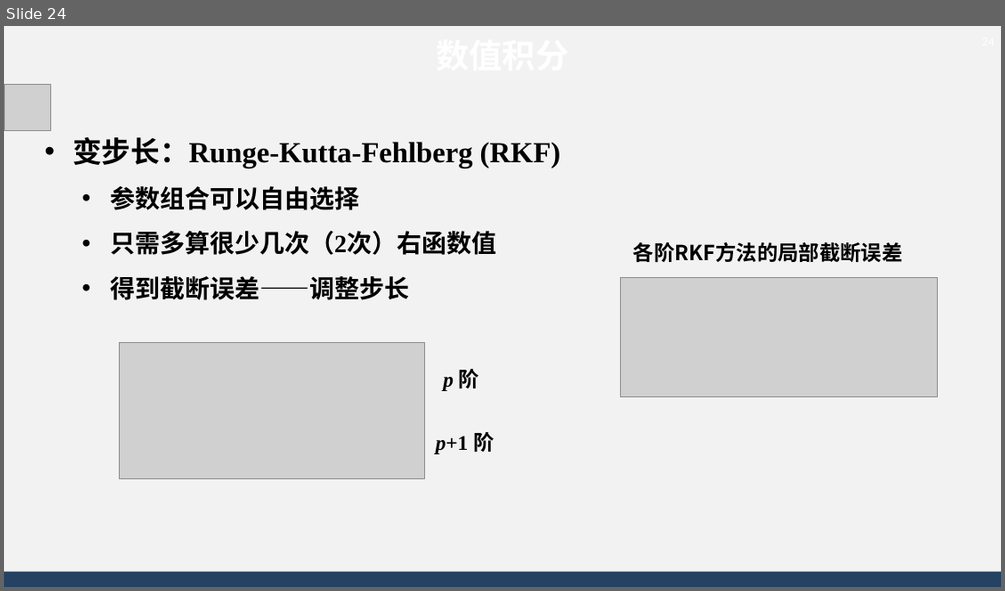
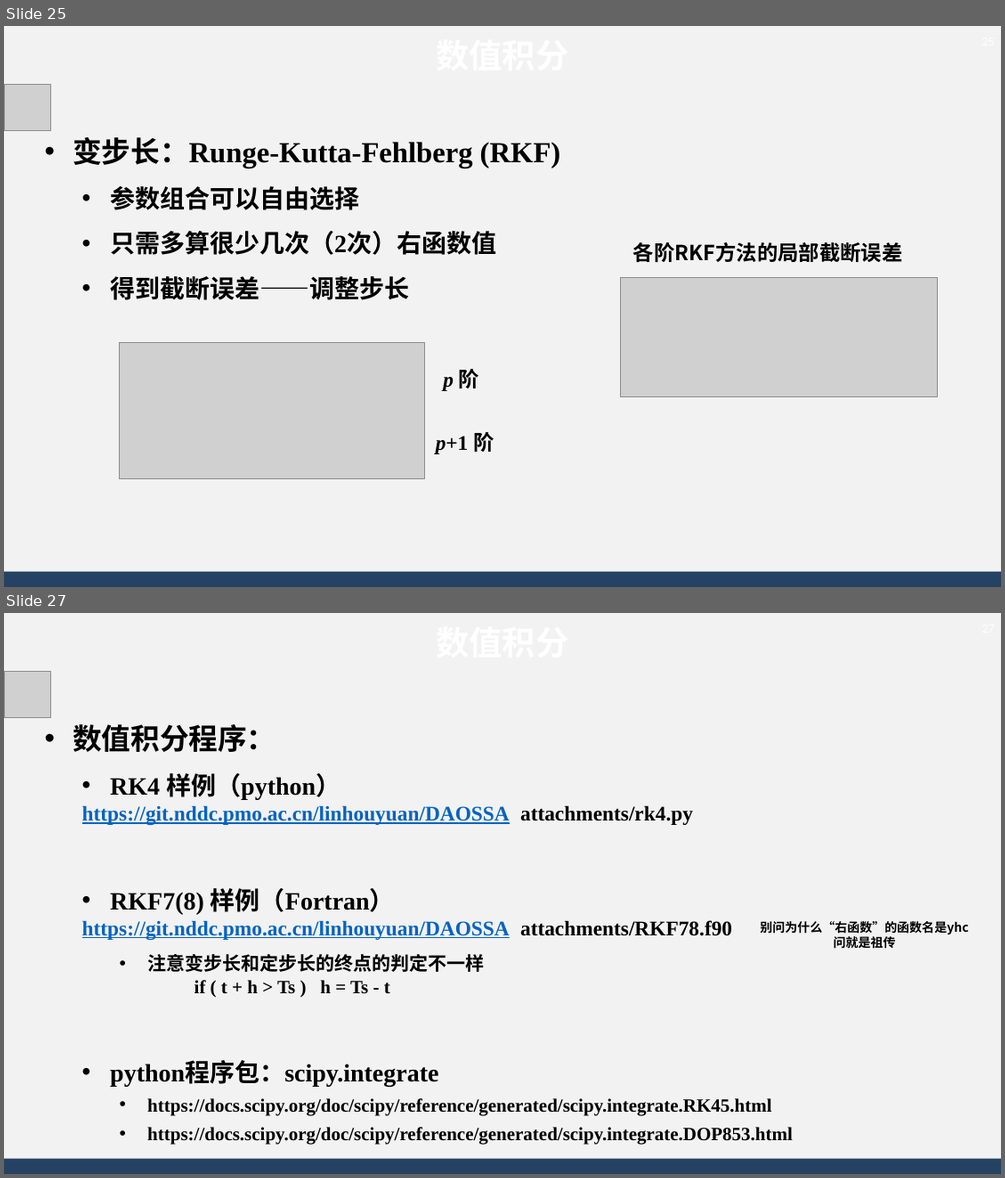
Before and after one commit to AsBackup/DAOSSA, a slide deck: 05-06 人造天体运动方程与二体问题积分.pptx. Shown one above the other, each under a label of ours: slide 24 before the commit, slides 25 and 27 after it; the slides between them are not shown. The pictures are 1005x591 and 1005x1178 pixels, drawn with LibreOffice and Linux fonts; fonts in the diff are those of the drawing; grey boxes stand for pictures; background and template pictures are left out. Boxes give left, top, right and bottom in pixels: in the first picture for what was removed or moved away, otherwise in the second. Text is boxed around its words. In the diff, an @@ line names an element or a change of style, - is before the commit and + after.

```diff
--- a/05-06 人造天体运动方程与二体问题积分.pptx
+++ b/05-06 人造天体运动方程与二体问题积分.pptx
@@ slide 27 added at [4,613,1001,1174], background #F2F2F2; not listed: 1 template element that a slide beside it also shows @@
@@ text added at [4,613,1001,672], 32 pt, text #FFFFFF, bold @@
+数值积分
@@ page number added at [965,613,1001,643], 12 pt, text #FFFFFF @@
+27
@@ picture added at [4,672,50,718] @@
@@ text added at [73,724,793,1144], 18 pt, text #000000, bold @@
+• 数值积分程序：
+  • RK4 样例（python）
+  https://git.nddc.pmo.ac.cn/linhouyuan/DAOSSA attachments/rk4.py
+  • RKF7(8) 样例（Fortran）
+  https://git.nddc.pmo.ac.cn/linhouyuan/DAOSSA attachments/RKF78.f90
+    • 注意变步长和定步长的终点的判定不一样
+    if ( t + h > Ts ) h = Ts - t
+  • python程序包：scipy.integrate
+    • https://docs.scipy.org/doc/scipy/reference/generated/scipy.integrate.RK45.html
+    • https://docs.scipy.org/doc/scipy/reference/generated/scipy.integrate.DOP853.html
@@ text added at [760,921,968,948], 12 pt, text #000000, bold @@
+别问为什么“右函数”的函数名是yhc
+问就是祖传
@@ what was slide 24 is now slide 25 @@
```
Also in this commit, not shown: 4 slides changed, 1 other slide added, 14 other files.
